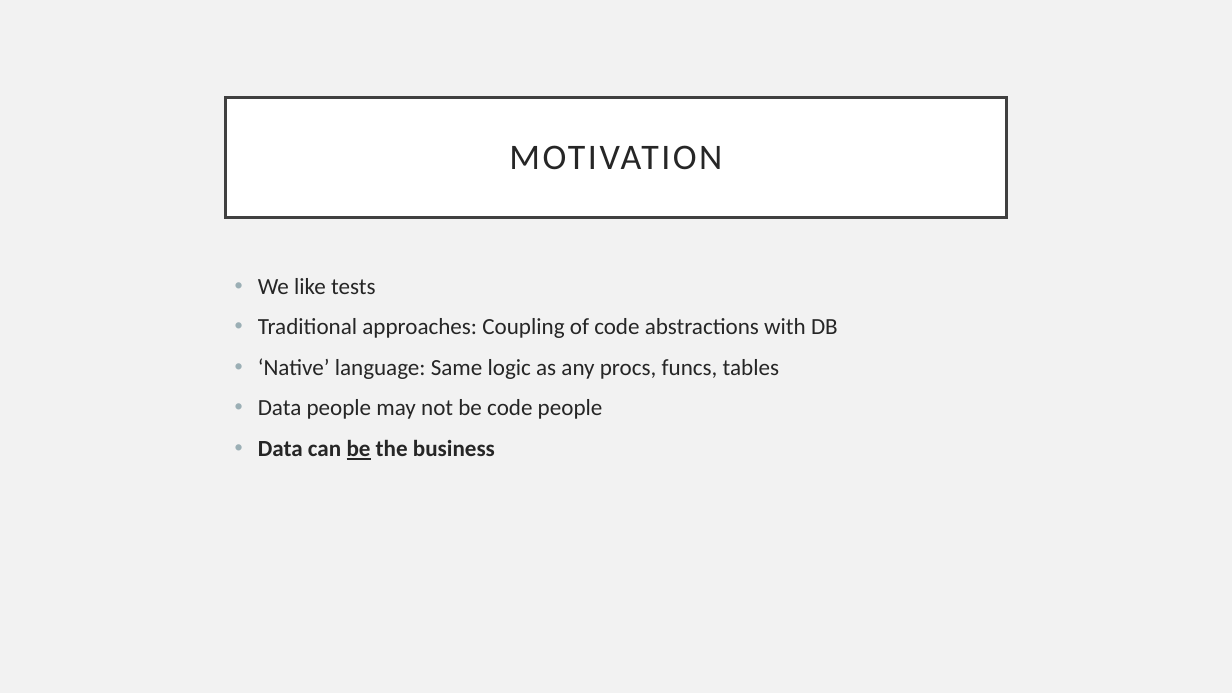
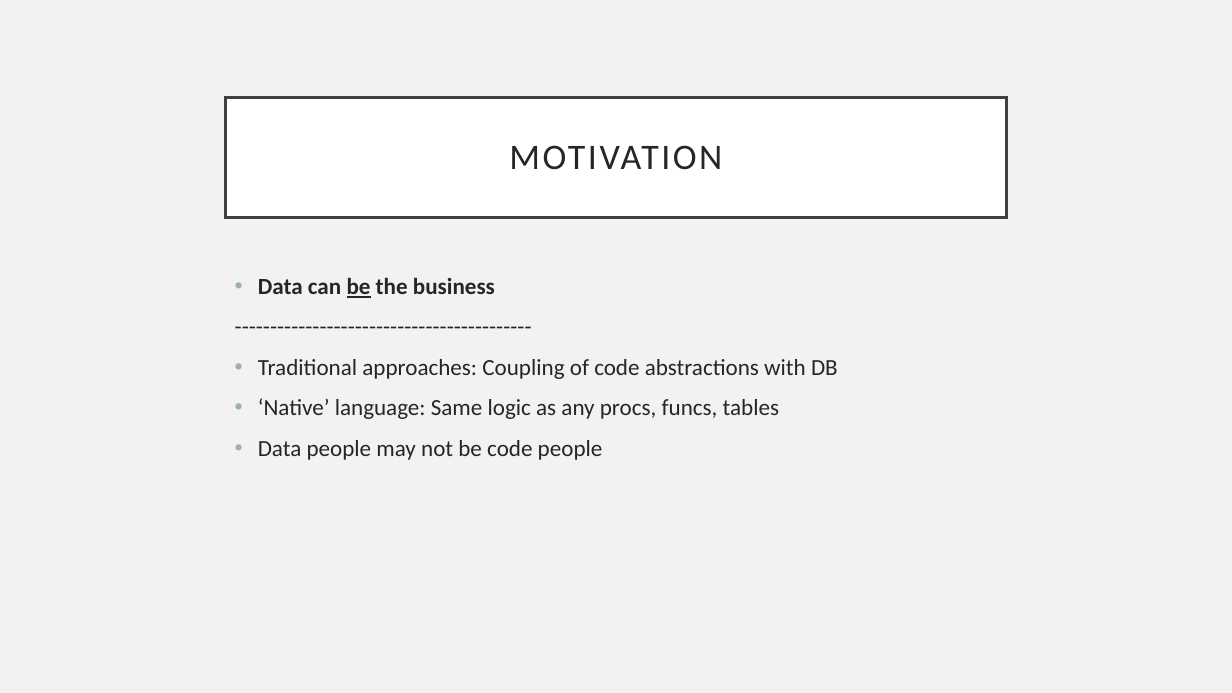
Before and after one commit to AndrewADev/intro-tsqlt-talk, a slide deck: slide 4 of tSQLt-Talk.pptx (slide 3 before the commit). Drawn at 1232x693 pixels with LibreOffice and Linux fonts; fonts in the diff are those of the drawing. Boxes give left, top, right and bottom in pixels: in the first picture for what was removed or moved away, otherwise in the second. Text is boxed around its words. In the diff, an @@ line names an element or a change of style, - is before the commit and + after.

```diff
--- a/tSQLt-Talk.pptx
+++ b/tSQLt-Talk.pptx
@@ text at bbox=[258, 277, 495, 298]: text changed @@
-• We like tests
+• Data can be the business
+------------------------------------------
@@ text at bbox=[258, 439, 495, 460]: paragraph removed @@
-• Data can be the business
```
Also in this commit, not shown: 1 other slide changed, 3 slides added, 4 other files.
